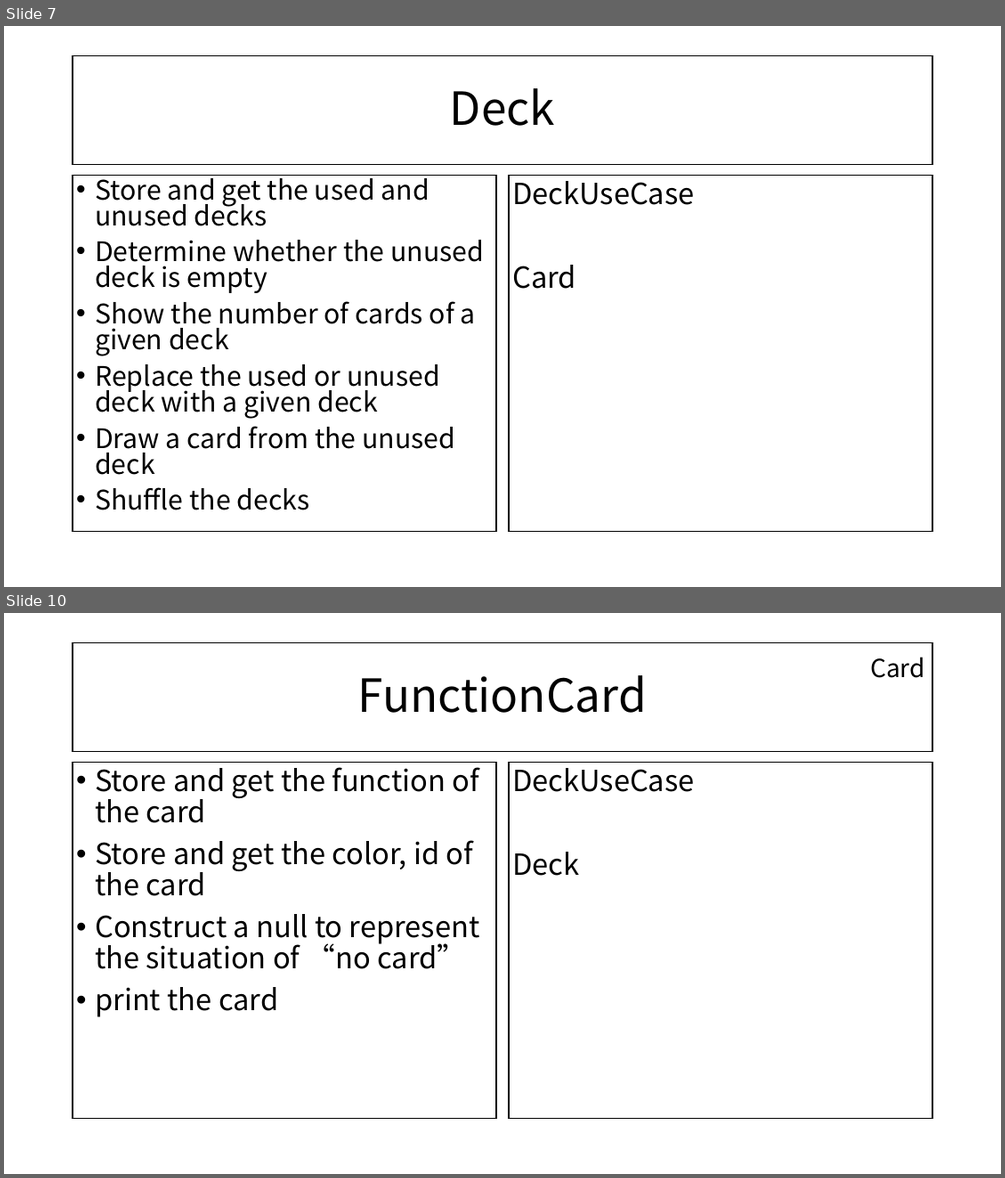
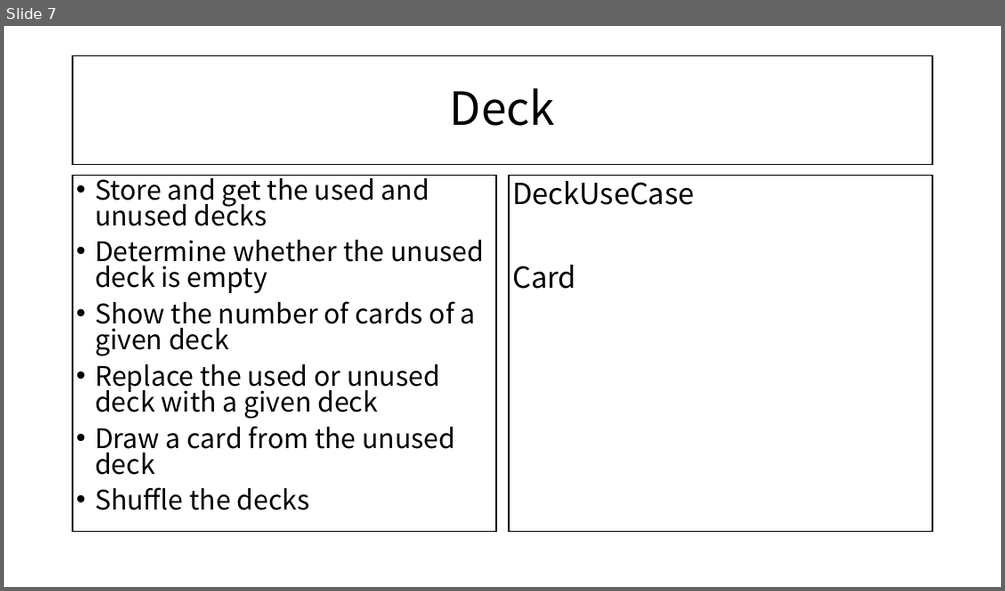
Before and after one commit to CSC207-UofT/course-project-bugwatcher_group036, a slide deck: phase0/CRC MODEL.pptx. Shown one above the other, each under a label of ours: slides 7 and 10 before the commit, slide 7 after it; the slides between them are not shown. The pictures are 1005x1178 and 1005x591 pixels, drawn with LibreOffice and Linux fonts; fonts in the diff are those of the drawing. Boxes give left, top, right and bottom in pixels: in the first picture for what was removed or moved away, otherwise in the second. Text is boxed around its words. In the diff, an @@ line names an element or a change of style, - is before the commit and + after.

```diff
--- a/phase0/CRC MODEL.pptx
+++ b/phase0/CRC MODEL.pptx
@@ slide 10 removed at box(4, 613, 1001, 1174), background #FFFFFF @@
@@ title removed at box(73, 643, 933, 751) @@
-FunctionCard
@@ text removed at box(870, 657, 925, 678) @@
-Card
@@ text removed at box(73, 763, 497, 1119) @@
-• Store and get the function of the card
-• Store and get the color, id of the card
-• Construct a null to represent the situation of “no card”
-• print the card
@@ rectangle removed at box(509, 763, 933, 1119) @@
-DeckUseCase
-Deck
```
Also in this commit, not shown: 1 slide changed, 1 other slide removed, 4 other files.
